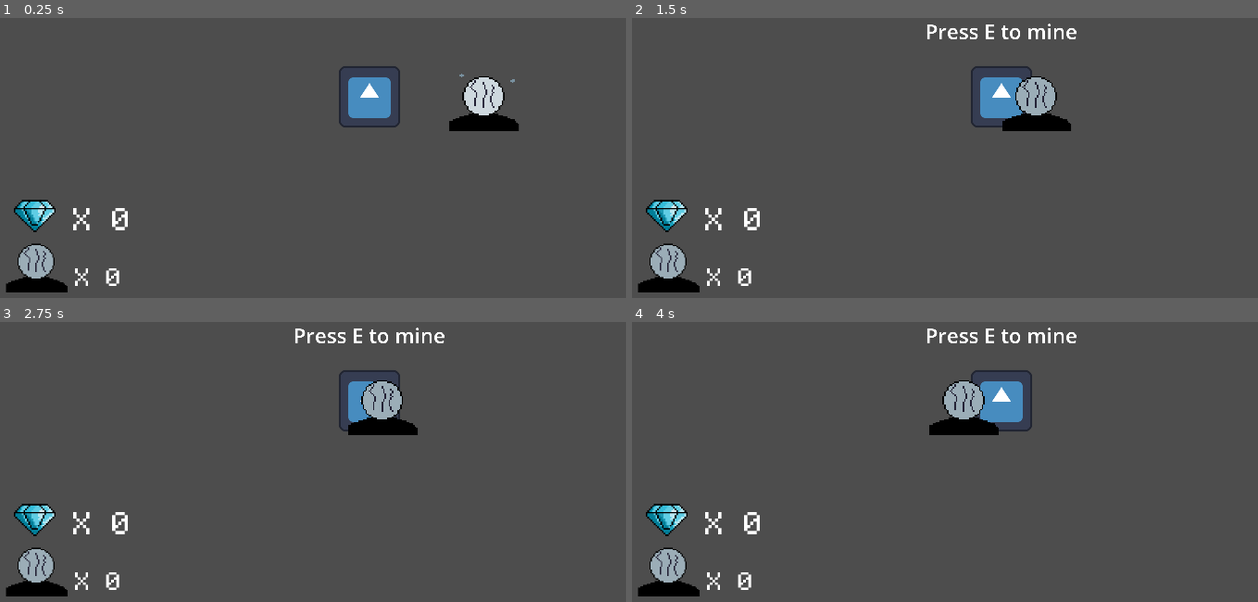
Above: before the commit, frames 1-4 (two rows, left to right).
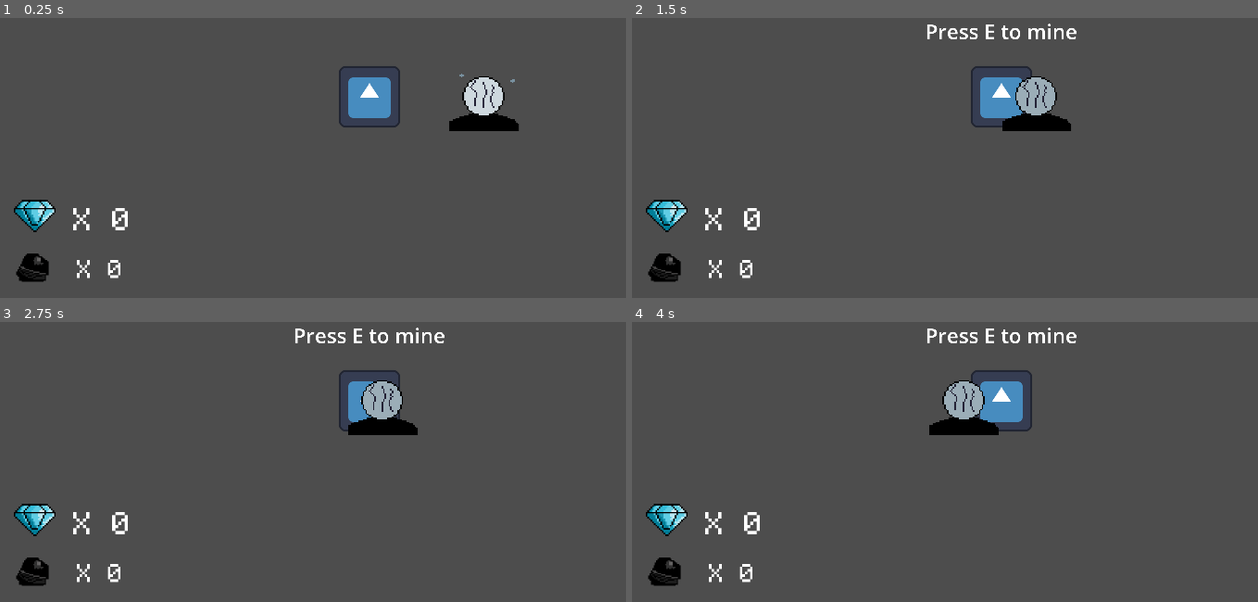
Above: after the commit, the same moments.

Repository: Jrees98/Pirate_Jam_15
Game: Godot game, scene res://Scenes/main.tscn
Same seed, same stepped clock (60 frames per second), same inputs: the game is played once before the commit and once after it. The project has no main scene, so this scene is started directly. The engine's default icon, where the game draws it, is replaced by a stand-in: a white triangle on a blue panel in a dark square.
Inputs:
- Up to frame 1 (0.25 s): no input
- Up to frame 2 (1.5 s): tap Enter at 0.5 s; hold D (move_right) 0.53-1.28 s; hold E (interact) 0.53-1.28 s; hold A (move_left) from 1.28 s (still down); tap E (interact) at 1.35 s
- Up to frame 3 (2.75 s): release A (move_left) at 2.03 s; hold D (move_right) from 2.03 s (still down); hold E (interact) from 2.03 s (still down)
- Up to frame 4 (4 s): release E (interact) at 2.78 s; tap E (interact) at 2.85 s; release D (move_right) at 3.53 s; hold A (move_left) from 3.53 s (still down); hold E (interact) from 3.53 s (still down)

The runs differ from the first frame. In frame 1, 1.3% of the frame differs, in the area x 0-20%, y 80-99%; in frame 2, 1.3%; in frame 3, 1.3%; in frame 4, 1.3%.

Commit message:
add coal sprite

Diff:
--- a/Scenes/player.tscn
+++ b/Scenes/player.tscn
@@ -2,7 +2,7 @@
 
 [ext_resource type="Script" path="res://Scripts/player.gd" id="1_gr4sc"]
 [ext_resource type="Texture2D" uid="uid://c0ktx5pt0jw7j" path="res://icon.svg" id="2_cft24"]
-[ext_resource type="Texture2D" uid="uid://dmq8q4yjly7m1" path="res://Assets/mining_rock.png" id="3_ylefj"]
+[ext_resource type="Texture2D" uid="uid://ca0h5cevk42j2" path="res://Assets/coal.png" id="3_ligsf"]
 [ext_resource type="Texture2D" uid="uid://bv3x5wicyrss5" path="res://Assets/gems.png" id="4_njvkg"]
 [ext_resource type="FontFile" uid="uid://b2k23t8adqnf7" path="res://Assets/monogram.ttf" id="5_nfwr5"]
 
@@ -54,16 +54,15 @@
 alignment = 2
 
 [node name="CoalSprite" type="Sprite2D" parent="RockNodeUI/HBoxContainer"]
-position = Vector2(117, 99)
+position = Vector2(118, 126)
 scale = Vector2(4, 4)
-texture = ExtResource("3_ylefj")
-hframes = 3
+texture = ExtResource("3_ligsf")
 
 [node name="CoalQuantity" type="Label" parent="RockNodeUI/HBoxContainer/CoalSprite"]
-offset_left = 30.25
-offset_top = -3.0
-offset_right = 70.25
-offset_bottom = 23.0
+offset_left = 31.0
+offset_top = -16.5
+offset_right = 67.0
+offset_bottom = 9.5
 theme_override_fonts/font = ExtResource("5_nfwr5")
 theme_override_font_sizes/font_size = 32
 text = "x 0"
Binary file added: Assets/coal.png
Not shown, added: Assets/coal.png.import
